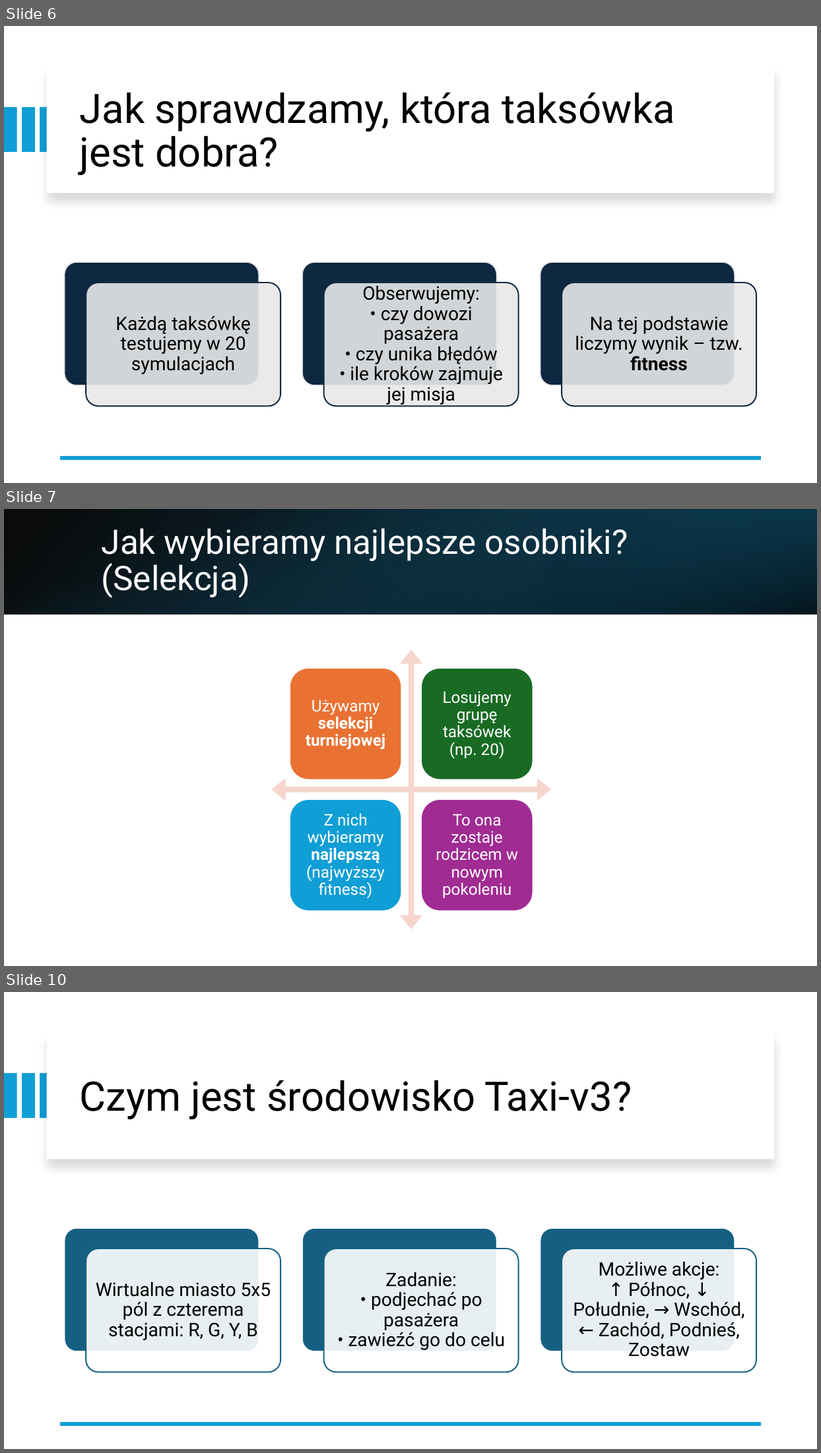
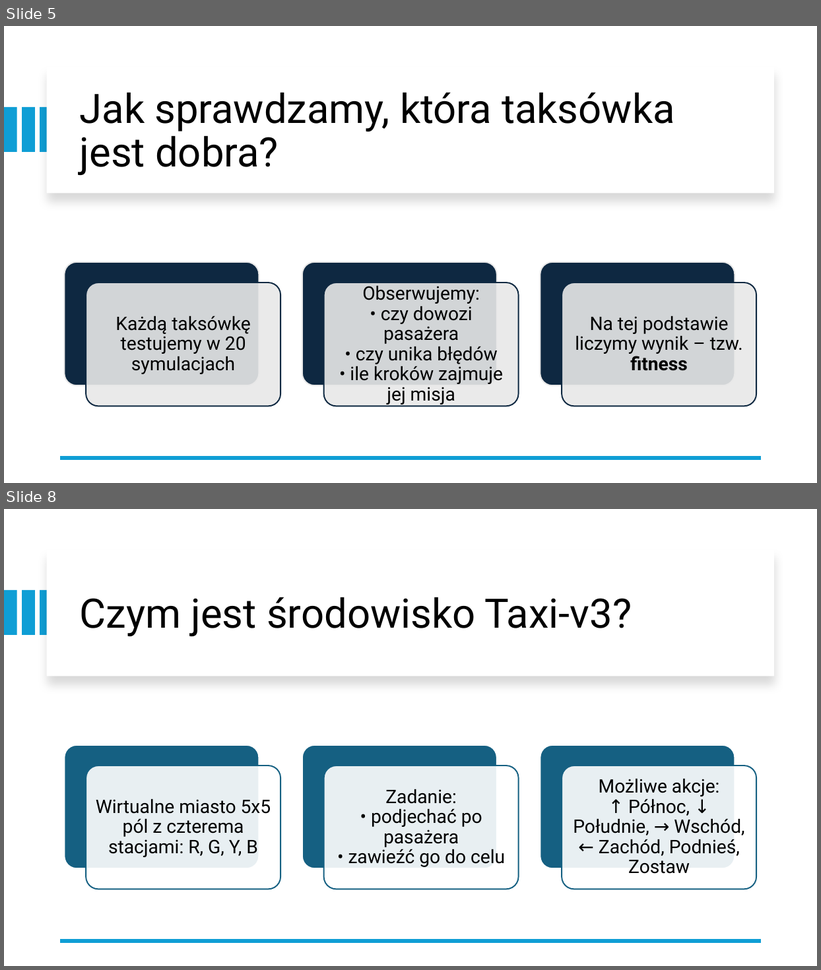
Before and after one commit to kargla3/taxi-v3-genetic-algorithm, a slide deck: Algorytm genetyczny „Taxi_v3.pptx. Shown one above the other, each under a label of ours: slides 6, 7 and 10 before the commit, slides 5 and 8 after it; the slides between them are not shown. The pictures are 821x1453 and 821x970 pixels, drawn with LibreOffice and Linux fonts; fonts in the diff are those of the drawing. Boxes give left, top, right and bottom in pixels: in the first picture for what was removed or moved away, otherwise in the second. Text is boxed around its words. In the diff, an @@ line names an element or a change of style, - is before the commit and + after.

```diff
--- a/Algorytm genetyczny „Taxi_v3.pptx
+++ b/Algorytm genetyczny „Taxi_v3.pptx
@@ slide 7 removed at [4,509,817,966], background #FFFFFF @@
@@ rectangle removed at [4,509,817,614] @@
@@ rectangle removed at [4,509,817,614] @@
@@ title removed at [102,528,628,598] @@
-Jak wybieramy najlepsze osobniki? (Selekcja)
@@ rectangle removed at [547,509,817,614] @@
@@ group removed at [272,650,552,930]: 4 rounded rectangles, 4 texts, 1 quad arrow @@
-Używamy selekcji turniejowej
-Losujemy grupę taksówek (np. 20)
-Z nich wybieramy najlepszą (najwyższy fitness)
-To ona zostaje rodzicem w nowym pokoleniu
@@ what was slide 6 is now slide 5 @@
@@ what was slide 10 is now slide 8 @@
```
Also in this commit, not shown: 5 slides changed, 2 other slides removed.
